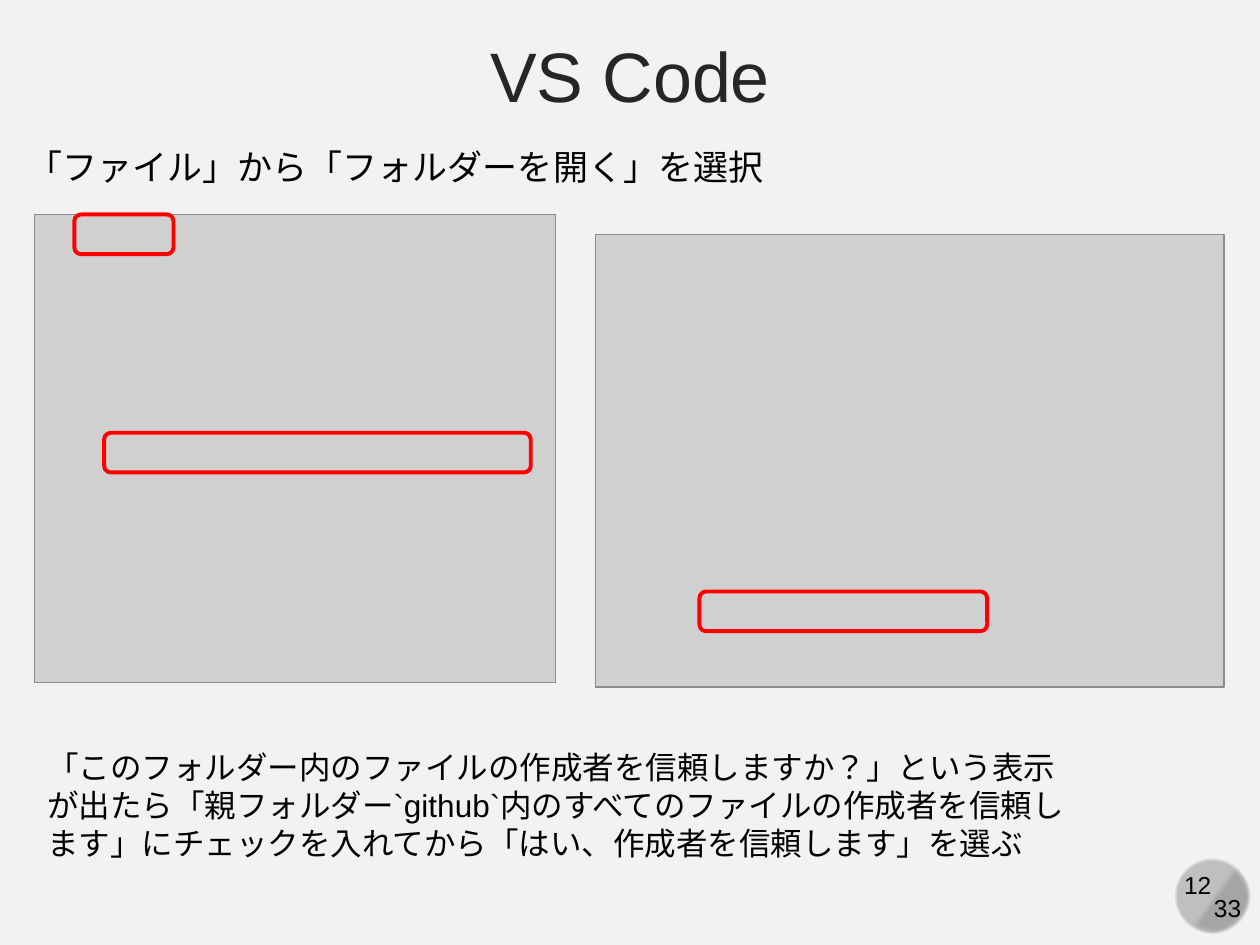
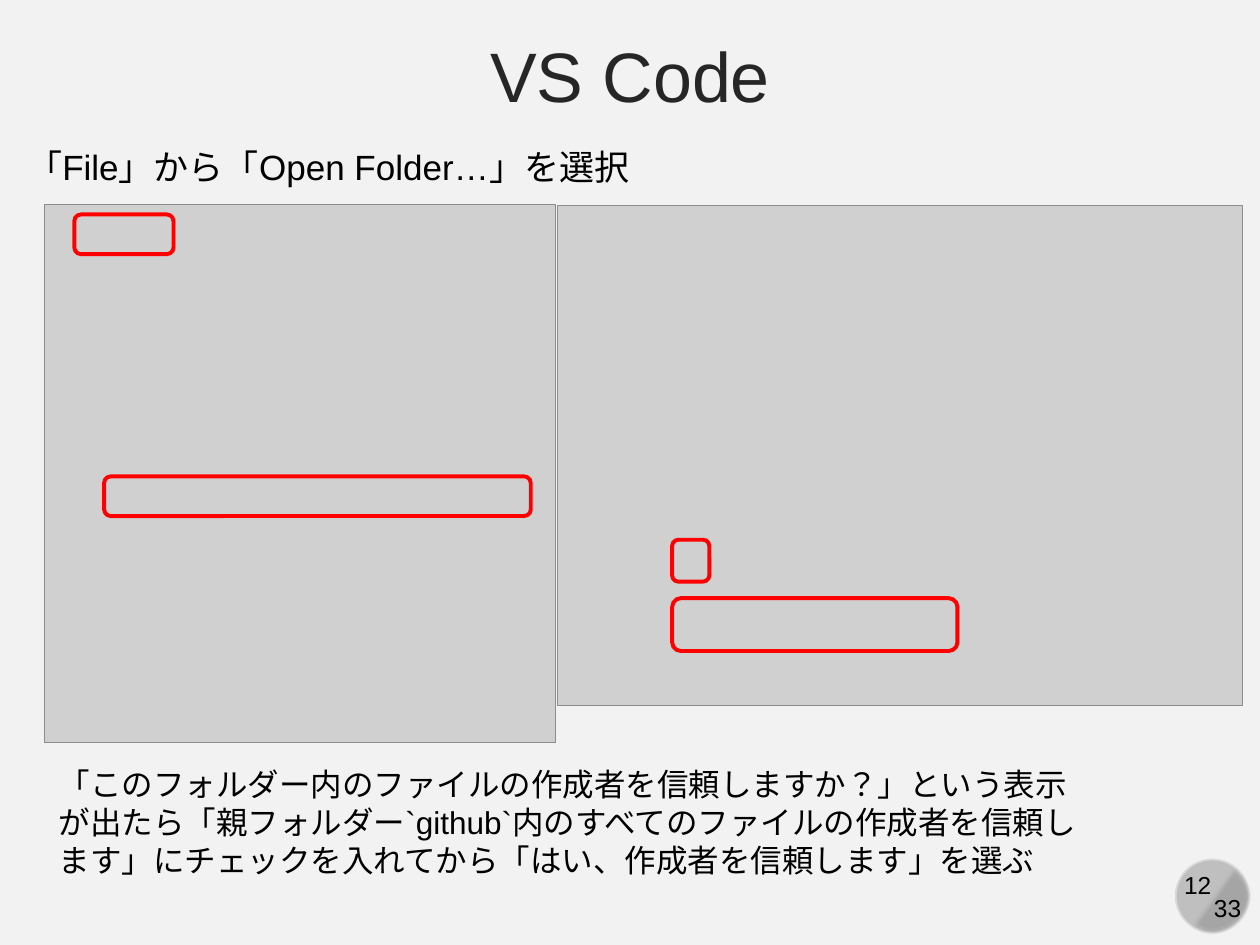
Before and after one commit to kaityo256/github, a slide deck: slide 12 of practice_basic/fig/slide.pptx. Drawn at 1260x945 pixels with LibreOffice and Linux fonts; fonts in the diff are those of the drawing; grey boxes stand for pictures. Boxes give left, top, right and bottom in pixels: in the first picture for what was removed or moved away, otherwise in the second. Text is boxed around its words. In the diff, an @@ line names an element or a change of style, - is before the commit and + after.

Commit message:
update pptx

```diff
--- a/practice_basic/fig/slide.pptx
+++ b/practice_basic/fig/slide.pptx
@@ text at box(27, 150, 629, 188): text changed @@
-「ファイル」から「フォルダーを開く」を選択
+「File」から「Open Folder…」を選択
@@ picture: place and size @@
-picture at box(35, 214, 556, 683)
+picture at box(44, 205, 554, 743)
@@ picture: place and size @@
-picture at box(595, 234, 1223, 687)
+picture at box(557, 205, 1242, 706)
@@ rounded rectangle: place and size @@
-rounded rectangle at box(105, 433, 532, 472)
+rounded rectangle at box(105, 476, 532, 515)
@@ rounded rectangle added at box(672, 539, 709, 581), outline #FF0000 2.25 pt @@
@@ rounded rectangle: place and size @@
-rounded rectangle at box(699, 591, 987, 630)
+rounded rectangle at box(672, 598, 956, 651)
@@ text "「このフォルダー内のファイルの作成者を信頼しますか？」という表示が出たら「親フォルダー`github`内のすべてのファイ ...": place and size @@
-text "「このフォルダー内のファイルの作成者を信頼しますか？」という表示が出たら「親フォルダー`github`内のすべてのファイ ..." at box(47, 752, 1064, 858)
+text "「このフォルダー内のファイルの作成者を信頼しますか？」という表示が出たら「親フォルダー`github`内のすべてのファイ ..." at box(59, 769, 1076, 875)
```
Also in this commit, not shown: 4 other slides changed, 1 slide added, 1 slide removed, 4 other files.
